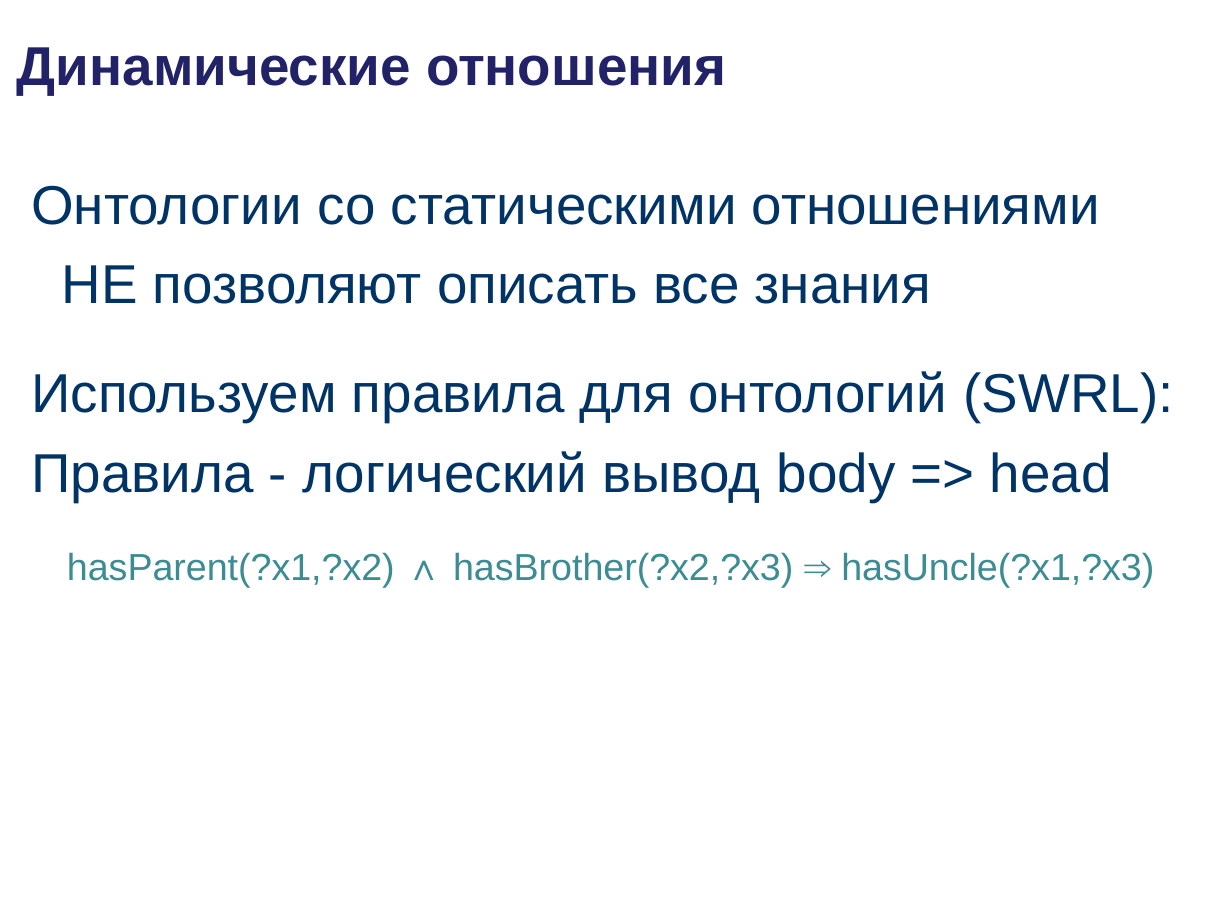
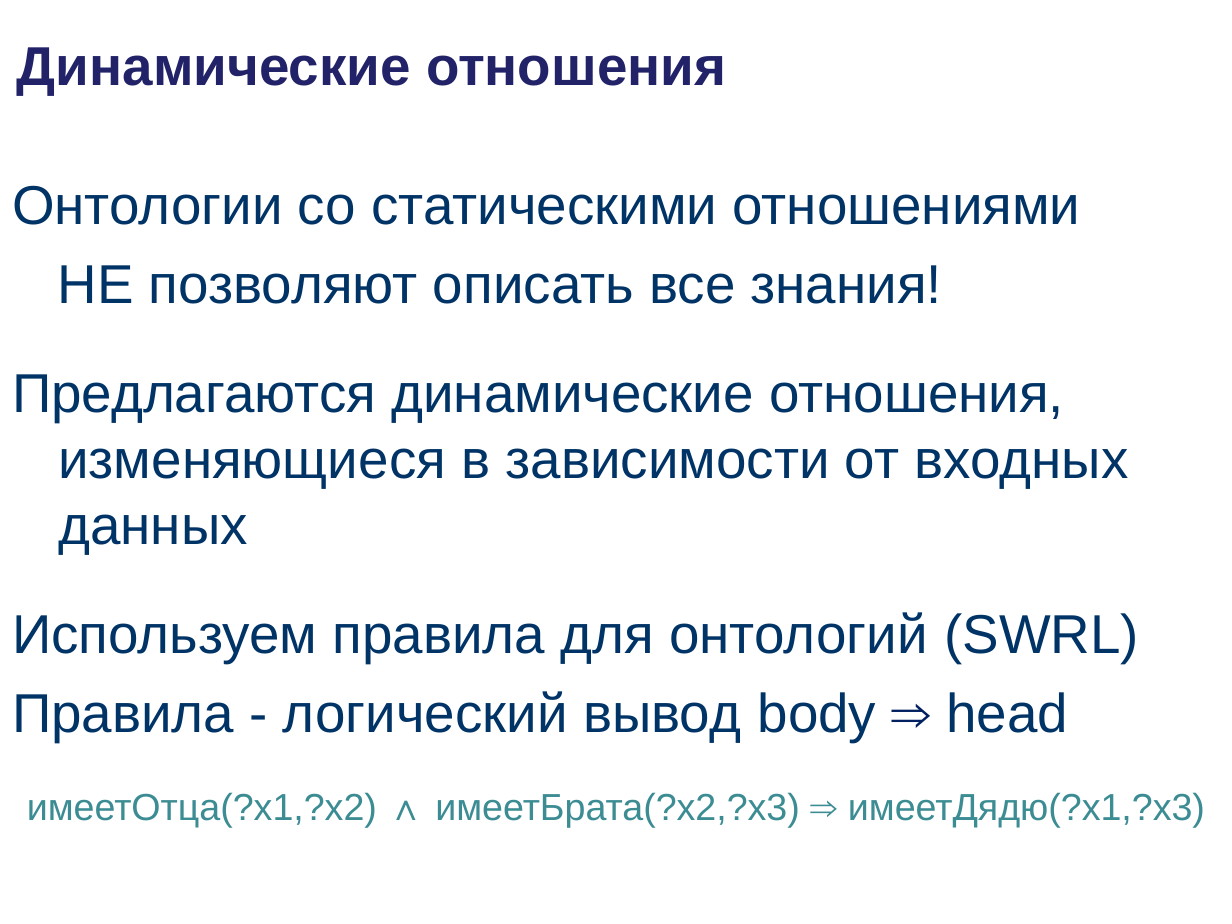
Before and after one commit to podtelkin/NII-NKT, a slide deck: slide 13 of master/master.ppt (slide 14 before the commit). Drawn at 1232x924 pixels with LibreOffice and Linux fonts; fonts in the diff are those of the drawing; background and template pictures are left out. Boxes give left, top, right and bottom in pixels: in the first picture for what was removed or moved away, otherwise in the second. Text is boxed around its words. In the diff, an @@ line names an element or a change of style, - is before the commit and + after.

```diff
--- a/master/master.ppt
+++ b/master/master.ppt
@@ text "Онтологии со статическими отношениями": place and size @@
-text "Онтологии со статическими отношениями" at (31,185,1174,587)
+text "Онтологии со статическими отношениями" at (12,185,1205,828)
@@ text at (12,265,1205,828): text changed @@
-НЕ позволяют описать все знания
-Используем правила для онтологий (SWRL):
-Правила - логический вывод body => head
-hasParent(?x1,?x2) ∧ hasBrother(?x2,?x3) ⇒ hasUncle(?x1,?x3)
+НЕ позволяют описать все знания!
+Предлагаются динамические отношения, изменяющиеся в зависимости от входных данных
+Используем правила для онтологий (SWRL)
+Правила - логический вывод body ⇒ head
+имеетОтца(?x1,?x2) ∧ имеетБрата(?x2,?x3) ⇒ имеетДядю(?x1,?x3)
```
Also in this commit, not shown: 12 other slides changed, 1 slide added, 1 slide removed, 10 other files.
